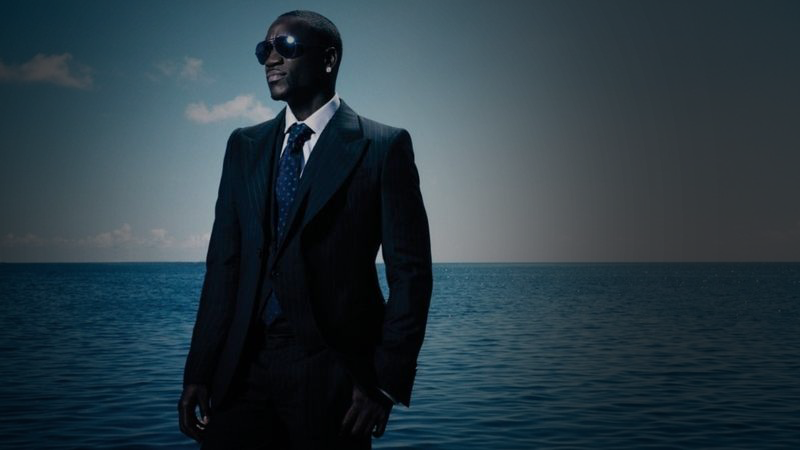
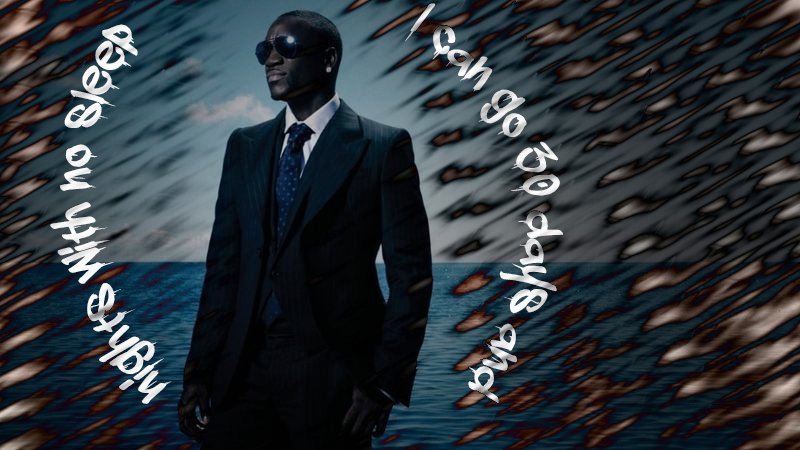
Layers edited between the first and the second (800, 450) image:
added layer "Layer 2" (difference) above "I can go 30 days and" over [0, 0, 800, 450]
added layer "I can go 30 days and" above "nights with no sleep" over [405, 3, 563, 404]
added layer "nights with no sleep" above "Layer 1" over [50, 24, 172, 404]
